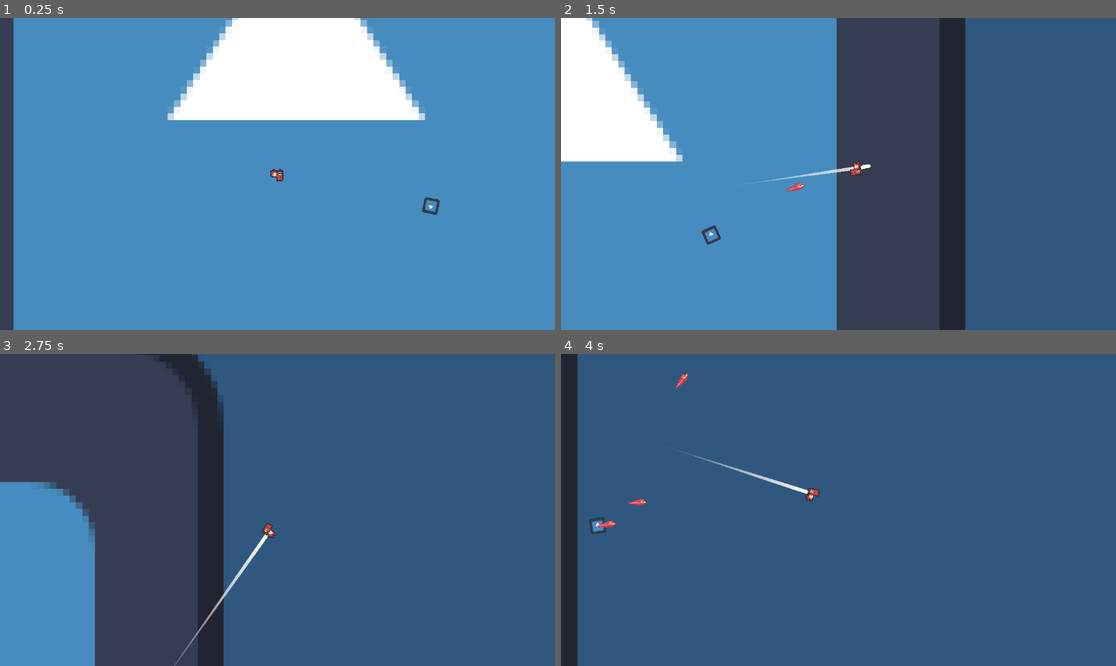
Above: before the commit, frames 1-4 (two rows, left to right).
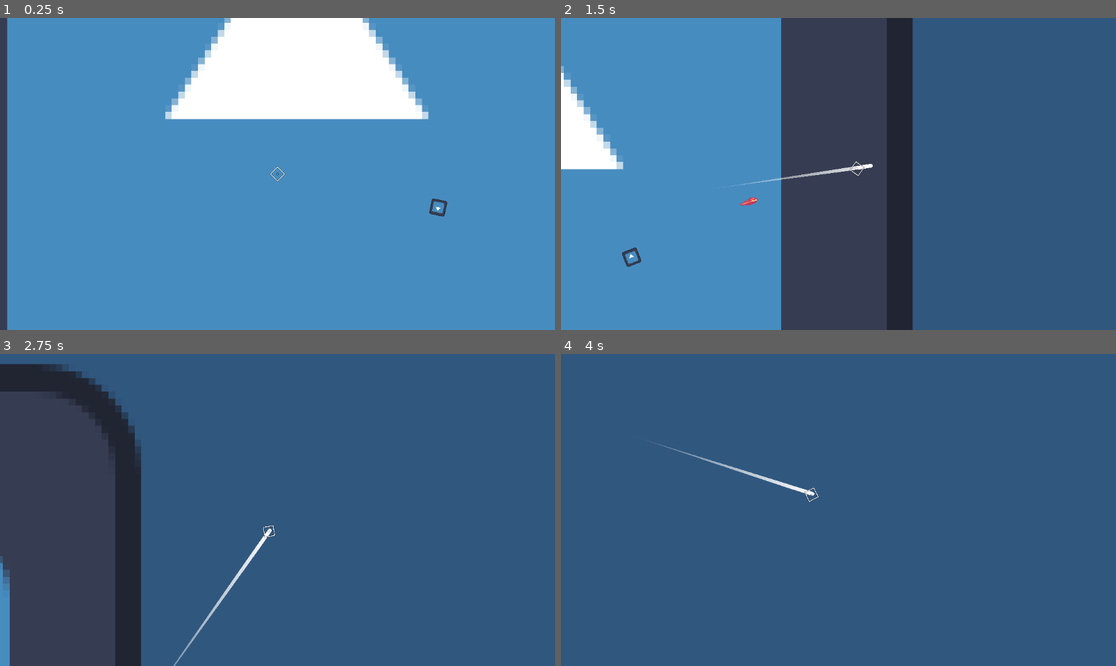
Above: after the commit, the same moments.

Repository: HazarBakir/void_blade
Game: Godot game, scene res://scenes/game_scene.tscn
The game is run twice, just before and just after one commit, with the same random seed, the same clock (stepped at 60 frames per second) and the same inputs. The engine's default icon, where the game draws it, is replaced by a stand-in: a white triangle on a blue panel in a dark square.
Inputs (mouse positions are in pixels of both pictures, inside the frame that each line leads up to):
- Up to frame 1 (0.25 s): no input
- Up to frame 2 (1.5 s): move the mouse to (960, 158) at 0.52 s; press the mouse at (960, 158) at 0.53 s; move the mouse to (727, 189) at 1.27 s; release the mouse at (727, 189) at 1.28 s; click (727, 189) at 1.35 s
- Up to frame 3 (2.75 s): move the mouse to (333, 441) at 2.02 s; press the mouse at (333, 441) at 2.03 s
- Up to frame 4 (4 s): move the mouse to (810, 572) at 2.77 s; release the mouse at (810, 572) at 2.78 s; click (810, 572) at 2.85 s; move the mouse to (1005, 556) at 3.52 s; press the mouse at (1005, 556) at 3.53 s

The runs differ from the first frame. In frame 1, 2.5% of the frame differs, in the area x 1-81%, y 0-100%; in frame 2, 30%; in frame 3, 31%, in the area x 0-50%, y 0-100%; in frame 4, 3.4%.

Commit message:
I think I'm kinda lost but Imma find my way.
it's not over yet.

crosshair added, player sprite changed(still mock sprite)

Diff:
--- a/Scripts/Player/player_movement.gd
+++ b/Scripts/Player/player_movement.gd
@@ -1,6 +1,6 @@
 extends CharacterBody2D
 
-var speed = 600.0
+var speed = 700.0
 var mouse_position = null
 var accel = 10.0
 var decel = 5.0
@@ -15,7 +15,6 @@
 		move(delta)
 	else:
 		slow_down(delta)
-
 
 	velocity = velocity.limit_length(speed)
 	move_and_slide()
@@ -42,8 +41,6 @@
 	if area.get_parent().is_in_group("enemies"):
 		area.get_parent().speed = 0
 
-
-
 func _on_enemy_detect_area_area_exited(area: Area2D) -> void:
 	if area.get_parent().is_in_group("enemies"):
 		area.get_parent().speed = area.get_parent().original_speed
--- /dev/null
+++ b/Scripts/crosshair.gd
@@ -0,0 +1,52 @@
+extends Node
+
+var crosshair_texture_path = "res://Sprites/crosshair054.png"
+var crosshair_scale = 0.6  # Desired size (1.0 = original size)
+
+var crosshair: Sprite2D
+
+func _ready():
+	# Hide mouse cursor
+	Input.set_mouse_mode(Input.MOUSE_MODE_HIDDEN)
+
+	# Create crosshair
+	create_crosshair()
+
+func _process(_delta):
+	# Move crosshair to mouse position
+	if crosshair:
+		var mouse_pos = get_viewport().get_mouse_position()
+		crosshair.global_position = mouse_pos
+		crosshair.z_index = 1000  # Make sure it's on top
+
+func create_crosshair():
+	# Create crosshair sprite
+	crosshair = Sprite2D.new()
+	crosshair.name = "Crosshair"
+
+	# Load existing crosshair texture
+	var texture = load(crosshair_texture_path)
+	if texture:
+		print("Texture loaded successfully!")
+		crosshair.texture = texture
+	else:
+		print("Crosshair texture not found: " + crosshair_texture_path)
+		return
+
+	# Scale down
+	crosshair.scale = Vector2(crosshair_scale, crosshair_scale)
+
+	# Add directly to current scene tree
+	get_tree().current_scene.add_child(crosshair)
+	print("Crosshair added to scene")
+
+# Change crosshair scale
+func set_crosshair_scale(new_scale: float):
+	crosshair_scale = new_scale
+	if crosshair:
+		crosshair.scale = Vector2(crosshair_scale, crosshair_scale)
+
+# Show/hide crosshair
+func set_crosshair_visible(visible: bool):
+	if crosshair:
+		crosshair.visible = visible
--- a/Scripts/enemy/enemy.gd
+++ b/Scripts/enemy/enemy.gd
@@ -27,7 +27,6 @@
 
 func move_to_player(delta):
 	var direction = (target.position - position).normalized()
-
 	if speed == 0:
 		current_speed = lerp(current_speed, 0.0, decel * delta)
 	else:
--- a/project.godot
+++ b/project.godot
@@ -14,6 +14,10 @@
 run/main_scene="uid://pektlh5iak8r"
 config/features=PackedStringArray("4.4", "Forward Plus")
 config/icon="res://icon.svg"
+
+[display]
+
+mouse_cursor/custom_image="uid://b0kxeidr1s50s"
 
 [input]
 
--- a/scenes/player.tscn
+++ b/scenes/player.tscn
@@ -1,7 +1,8 @@
-[gd_scene load_steps=19 format=3 uid="uid://bvr6pjuau5noi"]
+[gd_scene load_steps=20 format=3 uid="uid://bvr6pjuau5noi"]
 
 [ext_resource type="Texture2D" uid="uid://d4cwudjr1d7k4" path="res://Sprites/DinoSprites - mort.png" id="1_3vyb7"]
 [ext_resource type="Script" uid="uid://ci83gs3bkbyh4" path="res://Scripts/Player/player_movement.gd" id="1_qhqgy"]
+[ext_resource type="Texture2D" uid="uid://b118d671n3r7b" path="res://Sprites/crosshair043.png" id="2_dqkch"]
 [ext_resource type="Script" uid="uid://b13u0ty16kbto" path="res://Scripts/Player/trail_line.gd" id="4_dqkch"]
 
 [sub_resource type="AtlasTexture" id="AtlasTexture_g2els"]
@@ -87,9 +88,8 @@
 "speed": 13.0
 }]
 
-[sub_resource type="CapsuleShape2D" id="CapsuleShape2D_d2wvv"]
-radius = 7.0
-height = 18.0
+[sub_resource type="RectangleShape2D" id="RectangleShape2D_dqkch"]
+size = Vector2(6.9262, 7.21023)
 
 [sub_resource type="Curve" id="Curve_qhqgy"]
 bake_resolution = 500
@@ -103,24 +103,32 @@
 radius = 193.933
 
 [node name="player" type="CharacterBody2D"]
+scale = Vector2(1.9, 1.9)
 script = ExtResource("1_qhqgy")
 
 [node name="Camera2D" type="Camera2D" parent="."]
-zoom = Vector2(1.66, 1.66)
+zoom = Vector2(1.7, 1.7)
 drag_left_margin = 0.1
 drag_top_margin = 0.1
 drag_right_margin = 0.1
 drag_bottom_margin = 0.1
 
+[node name="Sprite2D" type="Sprite2D" parent="."]
+scale = Vector2(0.1, 0.1)
+texture = ExtResource("2_dqkch")
+
 [node name="AnimatedSprite2D" type="AnimatedSprite2D" parent="."]
 unique_name_in_owner = true
+visible = false
 sprite_frames = SubResource("SpriteFrames_u8vuu")
 animation = &"move"
 autoplay = "idle"
 
 [node name="CollisionShape2D" type="CollisionShape2D" parent="."]
-position = Vector2(1, 0)
-shape = SubResource("CapsuleShape2D_d2wvv")
+position = Vector2(-0.10042, -0.00201782)
+rotation = 0.785398
+scale = Vector2(1, 1)
+shape = SubResource("RectangleShape2D_dqkch")
 
 [node name="Line2D" type="Line2D" parent="."]
 show_behind_parent = true
Not shown, added: Scripts/crosshair.gd.uid
Binary file added: Sprites/crosshair001.png
Not shown, added: Sprites/crosshair001.png.import
Binary file added: Sprites/crosshair043.png
Not shown, added: Sprites/crosshair043.png.import
Binary file added: Sprites/crosshair054.png
Not shown, added: Sprites/crosshair054.png.import
Binary file added: Sprites/crosshair155.png
Not shown, added: Sprites/crosshair155.png.import
Binary file added: Sprites/crosshairs_tilesheet_white@2.png
Not shown, added: Sprites/crosshairs_tilesheet_white@2.png.import
